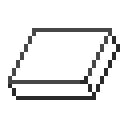
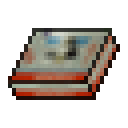
Layered file, before and after one edit (128 x 128). Changes by layer:
added layer "Layer 20" above "Layer 12" over [8,28,120,100]
